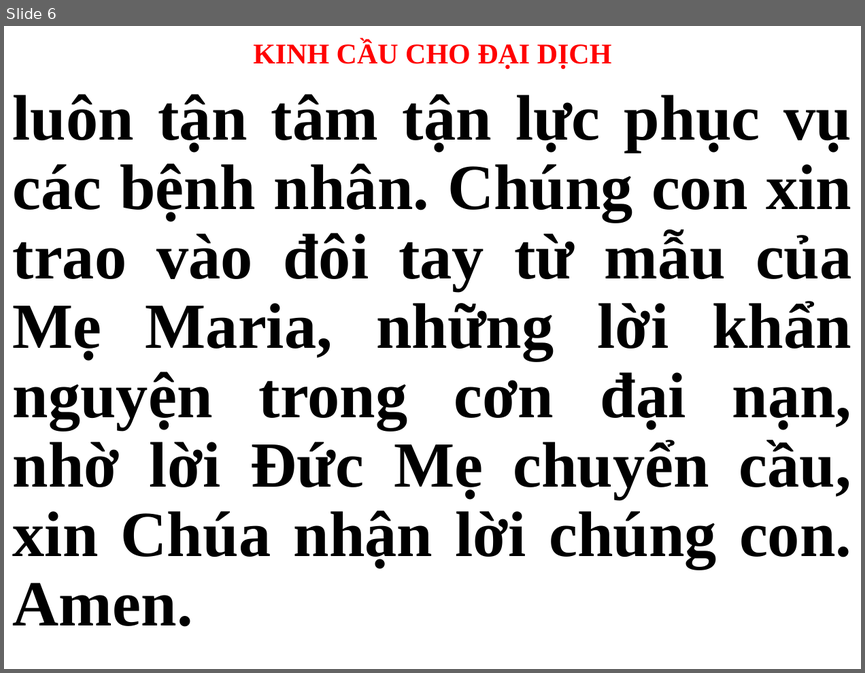
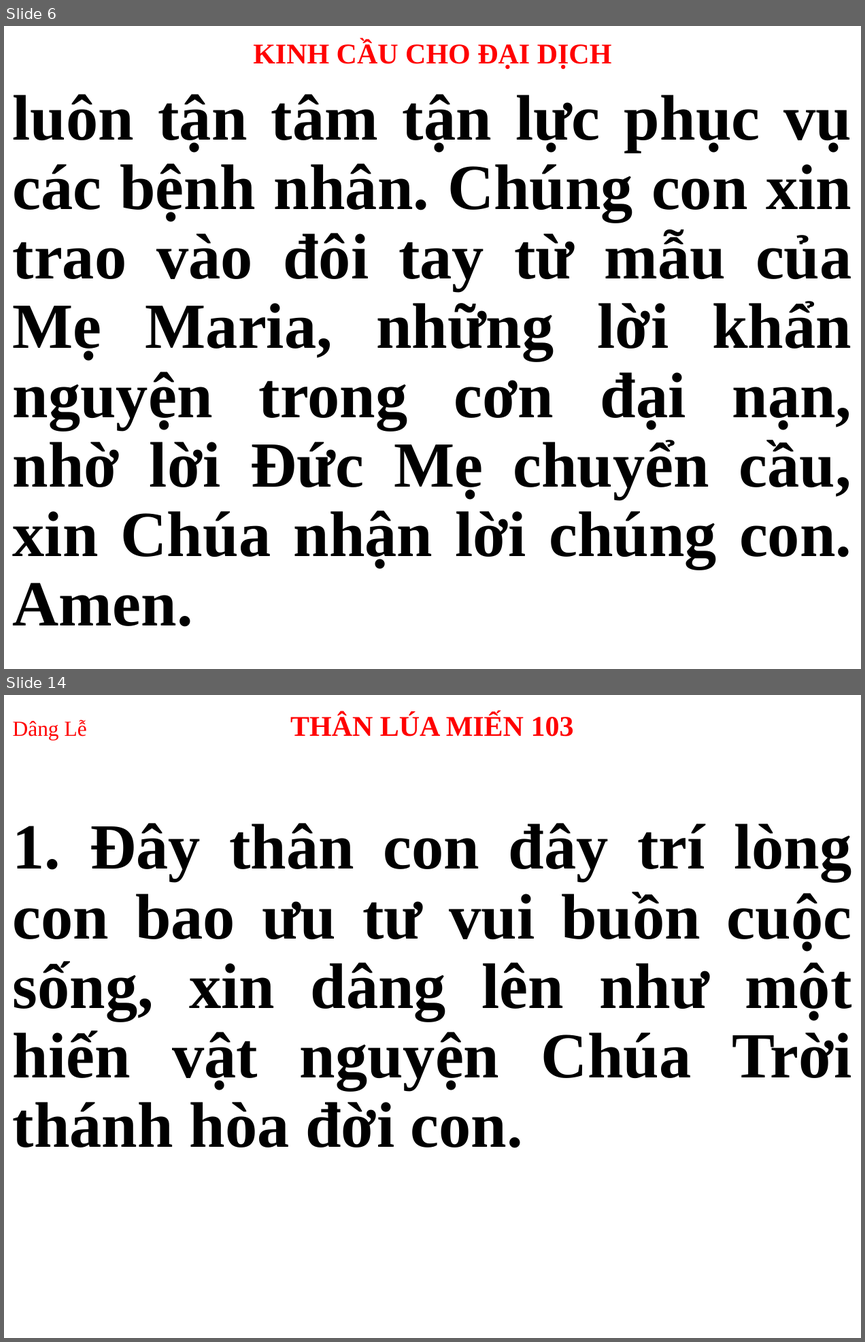
Before and after one commit to peteranh99/usb-songs, a slide deck: Thứ 3.pptx. Shown one above the other, each under a label of ours: slide 6 before the commit, slides 6 and 14 after it; the slides between them are not shown. The pictures are 865x673 and 865x1342 pixels, drawn with LibreOffice and Linux fonts; fonts in the diff are those of the drawing. Boxes give left, top, right and bottom in pixels: in the first picture for what was removed or moved away, otherwise in the second. Text is boxed around its words. In the diff, an @@ line names an element or a change of style, - is before the commit and + after.

```diff
--- a/Thứ 3.pptx
+++ b/Thứ 3.pptx
@@ slide 14 added at (x1=4, y1=695, x2=861, y2=1338), background #FFFFFF @@
@@ title added at (x1=13, y1=713, x2=574, y2=740), 24 pt, text #FF0000, bold @@
+Dâng Lễ THÂN LÚA MIẾN 103
@@ subtitle added at (x1=13, y1=823, x2=852, y2=1148), 54 pt, text #000000, bold @@
+1. Đây thân con đây trí lòng con bao ưu tư vui buồn cuộc sống, xin dâng lên như một hiến vật nguyện Chúa Trời thánh hòa đời con.
```
Also in this commit, not shown: 2 slides changed, 17 other slides added, 17 slides removed.
